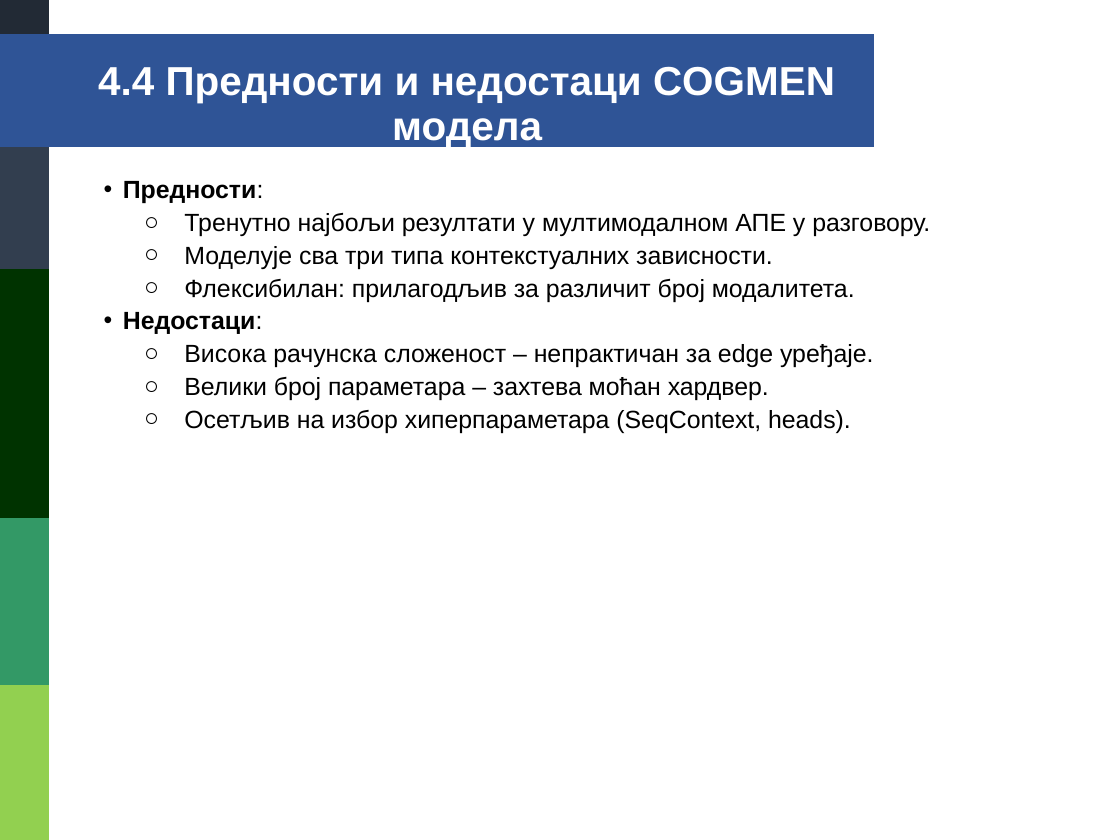
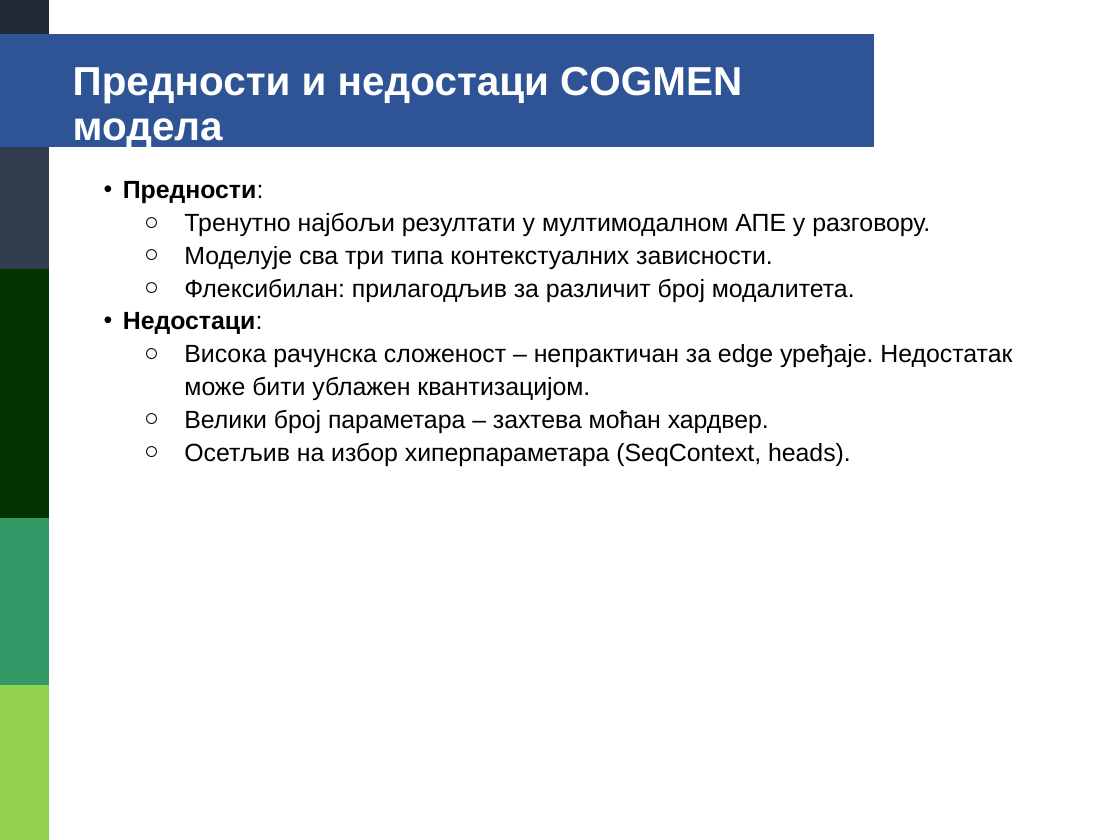
Before and after one commit to danilo-milosevic/ml-audio, a slide deck: slide 76 of drugi_deo/prezentacija/DaniloMilosevic1732.pptx (slide 70 before the commit). Drawn at 1120x840 pixels with LibreOffice and Linux fonts; fonts in the diff are those of the drawing. Boxes give left, top, right and bottom in pixels: in the first picture for what was removed or moved away, otherwise in the second. Text is boxed around its words. In the diff, an @@ line names an element or a change of style, - is before the commit and + after.

Commit message:
Presentation

```diff
--- a/drugi_deo/prezentacija/DaniloMilosevic1732.pptx
+++ b/drugi_deo/prezentacija/DaniloMilosevic1732.pptx
@@ text at [73, 66, 742, 148]: text changed @@
-4.4 Предности и недостаци COGMEN модела
+Предности и недостаци COGMEN модела
@@ text at [184, 344, 1012, 400]: text changed @@
-  ○ Висока рачунска сложеност – непрактичан за edge уређаје.
+  ○ Висока рачунска сложеност – непрактичан за edge уређаје. Недостатак може бити ублажен квантизацијом.
```
Also in this commit, not shown: 53 other slides changed, 8 slides added, 2 slides removed.
